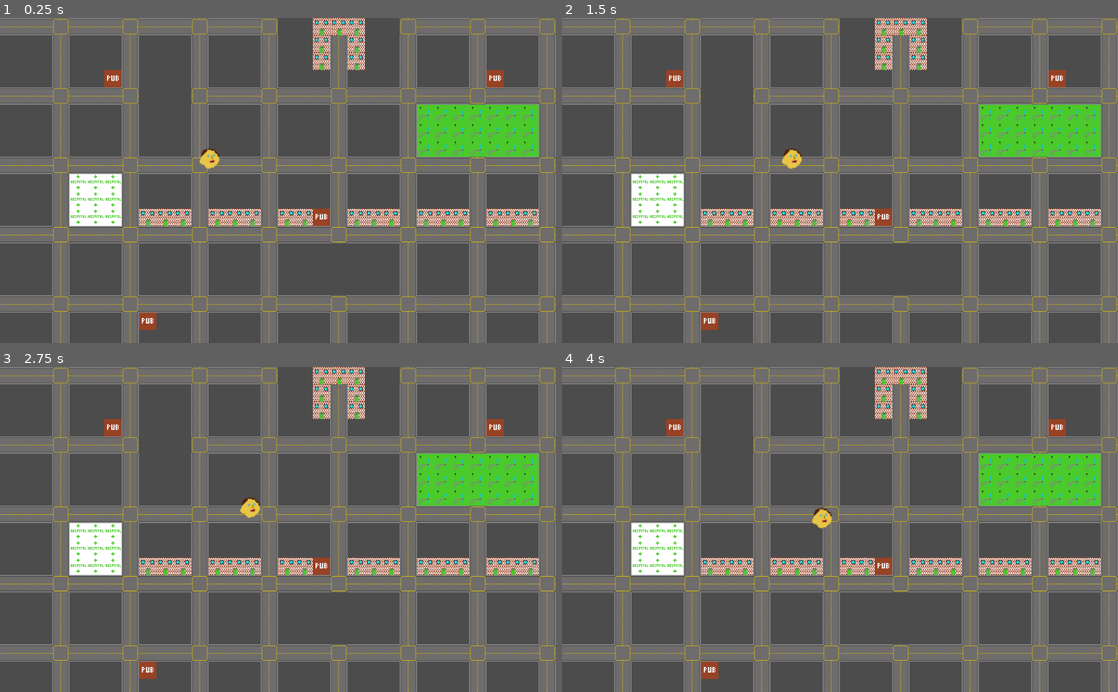
Above: before the commit, frames 1-4 (two rows, left to right).
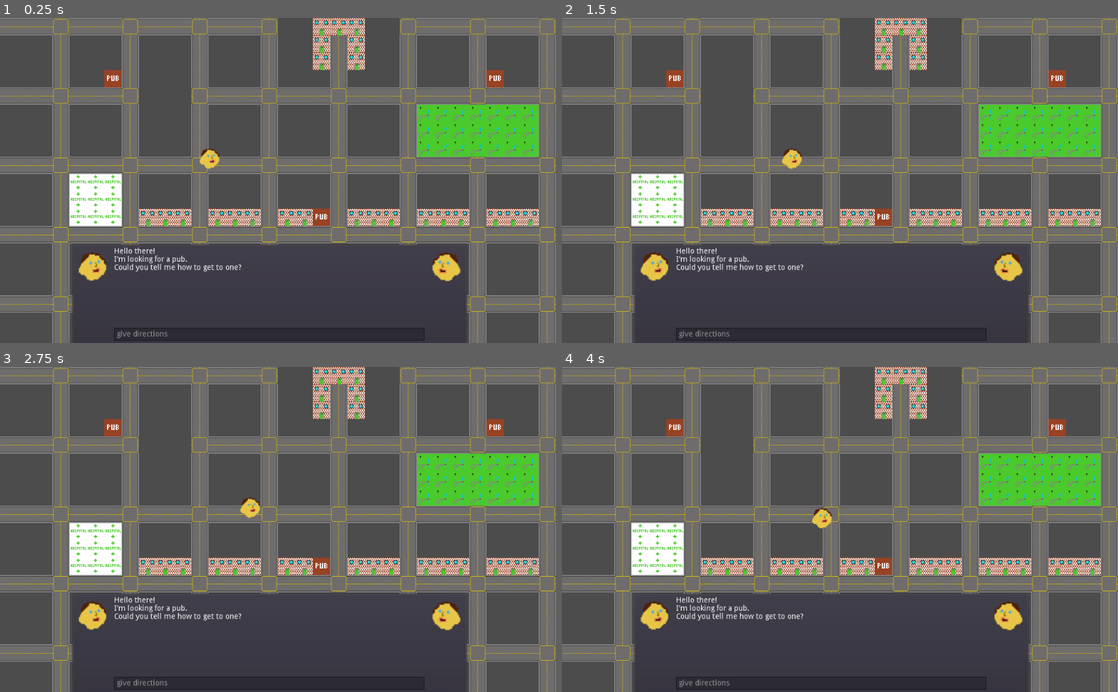
Above: after the commit, the same moments.

Repository: rikkiprince/ggj21-wfh-lost-and-found
Game: Godot game, scene res://TilemapTest.tscn
Same seed, same stepped clock (60 frames per second), same inputs: the game is played once before the commit and once after it.
Inputs:
- Up to frame 1 (0.25 s): no input
- Up to frame 2 (1.5 s): no input
- Up to frame 3 (2.75 s): no input
- Up to frame 4 (4 s): no input

The runs differ from the first frame. In frame 1, 9.7% of the frame differs, in the area x 13-84%, y 69-100%; in frame 2, 9.7%; in frame 3, 9.7%; in frame 4, 9.7%.

Commit message:
Tweak layout of conversation box

Diff:
--- a/godot-project/TilemapTest.tscn
+++ b/godot-project/TilemapTest.tscn
@@ -140,7 +140,6 @@
 list_of_directions = [ "south", "left", "straight" ]
 
 [node name="PanelContainer" type="PanelContainer" parent="."]
-visible = false
 margin_left = 132.0
 margin_top = 417.0
 margin_right = 861.0
@@ -159,29 +158,34 @@
 }
 
 [node name="TextureRect" type="TextureRect" parent="PanelContainer/GridContainer"]
-margin_right = 32.0
-margin_bottom = 172.0
+margin_right = 67.0
+margin_bottom = 172.0
+size_flags_horizontal = 3
 texture = ExtResource( 2 )
+stretch_mode = 5
 
 [node name="VBoxContainer" type="VBoxContainer" parent="PanelContainer/GridContainer"]
-margin_left = 36.0
-margin_right = 679.0
+margin_left = 71.0
+margin_right = 643.0
 margin_bottom = 172.0
 size_flags_horizontal = 7
 size_flags_vertical = 3
+size_flags_stretch_ratio = 8.5
 
 [node name="Conversation" type="RichTextLabel" parent="PanelContainer/GridContainer/VBoxContainer"]
-margin_right = 643.0
+margin_right = 572.0
 margin_bottom = 144.0
+focus_mode = 2
 size_flags_vertical = 3
 text = "Hello there!
-I'm looking for the park.
-Do you know how to get there?"
+I'm looking for a pub.
+Could you tell me how to get to one?"
+selection_enabled = true
 script = ExtResource( 6 )
 
 [node name="Speech" type="LineEdit" parent="PanelContainer/GridContainer/VBoxContainer"]
 margin_top = 148.0
-margin_right = 643.0
+margin_right = 572.0
 margin_bottom = 172.0
 size_flags_horizontal = 7
 size_flags_stretch_ratio = 7.02
@@ -192,10 +196,12 @@
 }
 
 [node name="TextureRect2" type="TextureRect" parent="PanelContainer/GridContainer"]
-margin_left = 683.0
+margin_left = 647.0
 margin_right = 715.0
 margin_bottom = 172.0
+size_flags_horizontal = 3
 texture = ExtResource( 2 )
+stretch_mode = 5
 flip_h = true
 [connection signal="text_entered" from="PanelContainer/GridContainer/VBoxContainer/Speech" to="PanelContainer/GridContainer/VBoxContainer/Speech" method="_on_Speech_text_entered"]
 [connection signal="text_entered" from="PanelContainer/GridContainer/VBoxContainer/Speech" to="PanelContainer/GridContainer/VBoxContainer/Conversation" method="_on_Speech_text_entered"]
